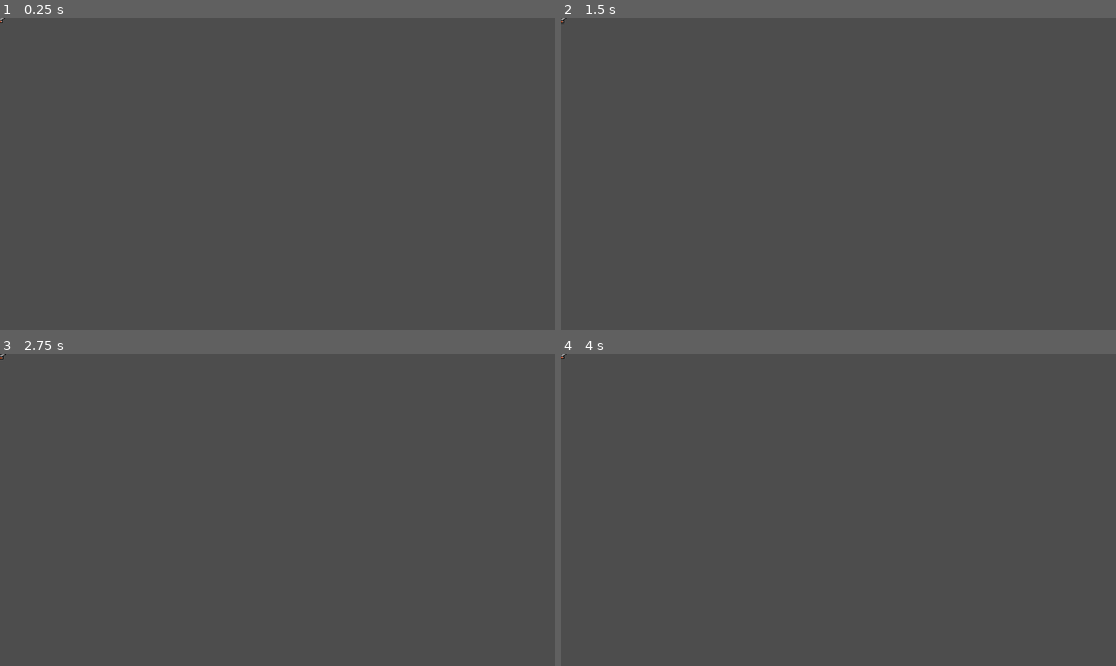
Above: before the commit, frames 1-4 (two rows, left to right).
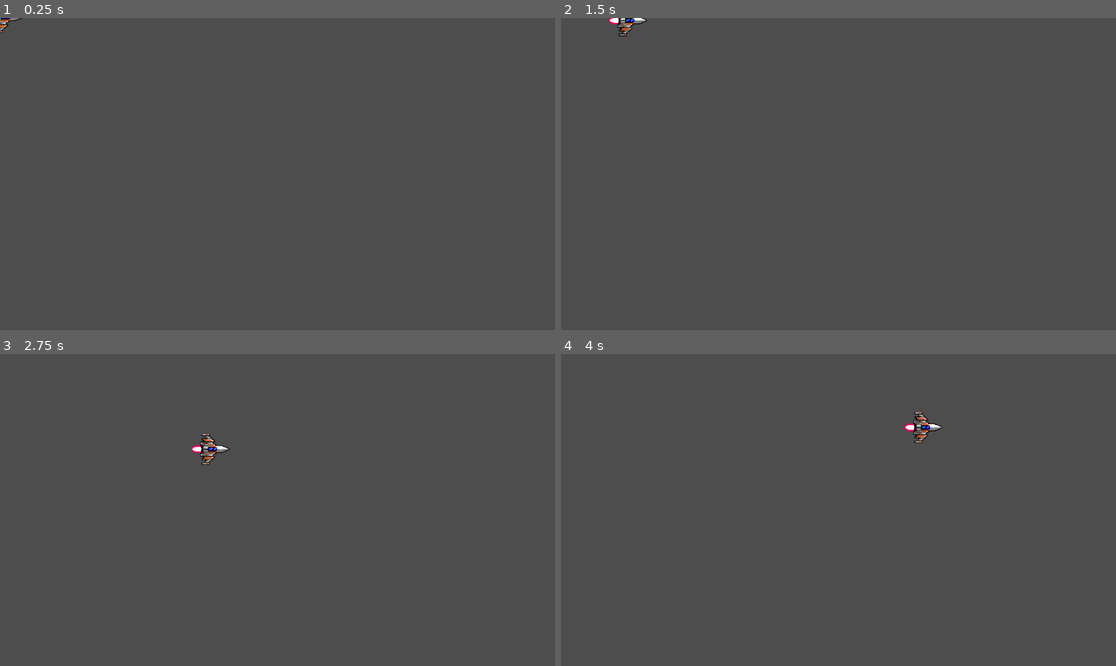
Above: after the commit, the same moments.

Repository: MarcoJ000J/spaceShooter_in_godot
Game: Godot game, scene res://scenes/player.tscn
Same seed, same stepped clock (60 frames per second), same inputs: the game is played once before the commit and once after it. The project has no main scene, so this scene is started directly.
Inputs:
- Up to frame 1 (0.25 s): no input
- Up to frame 2 (1.5 s): tap Enter at 0.5 s; hold D (right) 0.53-1.28 s; hold S (down) from 1.28 s (still down)
- Up to frame 3 (2.75 s): release S (down) at 2.03 s; hold D (right) from 2.03 s (still down)
- Up to frame 4 (4 s): release D (right) at 2.78 s; hold W (up) 2.78-3.53 s; hold A (left) from 3.53 s (still down)

The runs differ from the first frame. In frame 1, less than 0.1% of the frame differs, in the area x 0-4%, y 0-5%; in frame 2, 0.2%; in frame 3, 0.3%, in the area x 0-42%, y 0-36%; in frame 4, 0.3%.

Commit message:
player done

Diff:
--- a/scenes/player.gd
+++ b/scenes/player.gd
@@ -1,42 +1,90 @@
 extends Node2D
 
-const aceleration = 50.0
-var speed = 0
+const aceleration = 300.0
 const max_speed = 300.0
+const atrito = aceleration*2
 
+var velocity = Vector2.ZERO
+
+signal hit
+
+var screen_size
 
 func _ready() -> void:
 	$AnimatedSprite2D.rotation_degrees = 90
 	$AnimatedSprite2D.play()
 
+	screen_size = get_viewport_rect().size
 	pass
 
+
 func _process(delta: float) -> void:
-	#later change to state machine
-	var velocity = Vector2.ZERO
-	if Input.is_action_pressed("right"):
-		velocity.x += 1
-	if Input.is_action_pressed("left"):
-		velocity.x -= 1
+	move(delta, screen_size)
 
-	if Input.is_action_pressed("up"):
-		velocity.y -= 1
-	if Input.is_action_pressed("down"):
-		velocity.y += 1
-
-	#is this right?
-	if !Input.is_anything_pressed():
-		var atrito = 50.0
-		if speed > 0:
-			speed -= speed - atrito
-		if speed < 0:
-			speed += speed + atrito
+	pass
 
 
-	#correct this to use eceleration
-	if velocity.length() > 0:
-		velocity += velocity.normalized() * speed
+func move(delta, screen_size):
+	#later change to state machine
+	var input_vector = Vector2.ZERO
+
+	#X axis
+	if Input.is_action_pressed("right"):
+		input_vector.x += 1
+	if Input.is_action_pressed("left"):
+		input_vector.x -= 1
+	#Y axis
+	if Input.is_action_pressed("up"):
+		input_vector.y -= 1
+	if Input.is_action_pressed("down"):
+		input_vector.y += 1
+
+	#input
+	input_vector = input_vector.normalized()
+
+	#if there is input
+	if input_vector != Vector2.ZERO:
+		velocity += input_vector * aceleration * delta
+
+		#handle the limit
+		if velocity.length() > max_speed:
+			velocity = velocity.normalized() * max_speed
+	#friction
+	else:
+		#why?
+		if velocity.length() > 0:
+			var friction_force = atrito * delta
+			if velocity.length() <= friction_force:
+				velocity = Vector2.ZERO
+			else:
+				velocity -= velocity.normalized() * friction_force
 
 	position += velocity * delta
 
-	pass
+	#handle the limits of the screen
+	if position.x <= 0 and velocity.x < 0:
+		velocity.x = 0
+	if position.x >= screen_size.x and velocity.x > 0:
+		velocity.x = 0
+
+	if position.y <= 0 and velocity.y < 0:
+		velocity.y = 0
+	if position.y >= screen_size.y and velocity.y > 0:
+		velocity.y = 0
+
+	position = position.clamp(Vector2.ZERO, screen_size)
+
+
+func _on_body_entered(body: Node2D) -> void:
+	hit.emit()
+
+	#temporary
+	hide()
+	#why?
+	$CollisionShape2D.set_deferred("disabled", true)
+
+func start(pos):
+	position = pos
+	show()
+
+	$CollisionShape2D.disabled = false
--- a/scenes/player.tscn
+++ b/scenes/player.tscn
@@ -43,3 +43,5 @@
 [node name="CollisionShape2D" type="CollisionShape2D" parent="."]
 position = Vector2(-2, 0)
 shape = SubResource("CapsuleShape2D_qlg0r")
+
+[connection signal="body_entered" from="." to="." method="_on_body_entered"]
